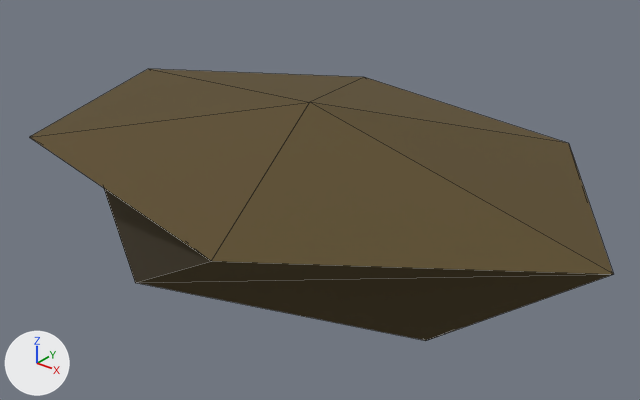
Renders of the glTF model public/models/woody-kit/shinnery-far.glb from each side of a commit.
Camera for both pictures: a 50 mm camera at (1.82, -2.54, 2.01) aimed at (-0.18, -0.03, 0.46). Arrows for +X, +Y and +Z are at lower left; the lights stay in place. The picture after the commit comes second. Mesh edges are drawn as thin lines. Where no turn or scale is listed for an object, it has been applied to the vertices. Vertices at exactly the same position are counted once.

In view in the first picture: 'shinnery-far / foliage'.
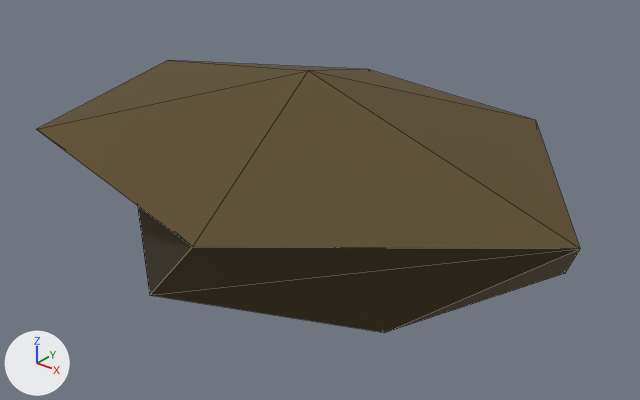
The change, as JSON lines over the scene's bpy script:
```json
{"block": "me_shinnery_far___foliage", "where": "# used by ob_shinnery_far___foliage; location = (0.0, 0.0, 0.0)"}
{"op": "remove", "block": "me_shinnery_far___foliage", "code": "me_shinnery_far___foliage.from_pydata(...)  # 14 vertices, 24 faces; spans x -1.48..1.08, y -0.91..0.9, z 0.19..0.84"}
{"op": "add", "block": "me_shinnery_far___foliage", "code": "me_shinnery_far___foliage.from_pydata(...)  # 14 vertices, 24 faces; spans x -1.34..0.97, y -0.94..0.91, z 0.05..0.96"}
{"block": "me_shinnery_far___foliage", "change": "me_shinnery_far___foliage part 1"}
{"op": "set", "path": "me_shinnery_far___foliage.vertices[0].co", "old": "(-0.27, 0.01, 0.19)", "new": "(-0.29, 0.02, 0.05)"}
{"op": "set", "path": "me_shinnery_far___foliage.vertices[1].co", "old": "(0.87, 0.36, 0.35)", "new": "(0.71, 0.37, 0.26)", "note": "not seen -> pixel (565, 273)"}
{"op": "set", "path": "me_shinnery_far___foliage.vertices[2].co", "old": "(-0.12, 0.9, 0.35)", "new": "(-0.15, 0.91, 0.26)"}
{"op": "set", "path": "me_shinnery_far___foliage.vertices[3].co", "old": "(-1.31, 0.57, 0.35)", "new": "(-1.22, 0.6, 0.27)"}
{"op": "set", "path": "me_shinnery_far___foliage.vertices[4].co", "old": "(-1.27, -0.29, 0.35)", "new": "(-1.07, -0.25, 0.28)"}
{"op": "set", "path": "me_shinnery_far___foliage.vertices[5].co", "old": "(-0.42, -0.81, 0.35)", "new": "(-0.41, -0.76, 0.28)", "note": "pixel (135, 282) -> pixel (149, 295)"}
{"op": "set", "path": "me_shinnery_far___foliage.vertices[6].co", "old": "(0.59, -0.45, 0.35)", "new": "(0.39, -0.4, 0.26)", "note": "pixel (425, 340) -> pixel (384, 332)"}
{"op": "set", "path": "me_shinnery_far___foliage.vertices[7].co", "old": "(0.55, 0.62, 0.68)", "new": "(0.41, 0.61, 0.75)", "note": "pixel (568, 143) -> pixel (535, 120)"}
{"op": "set", "path": "me_shinnery_far___foliage.vertices[8].co", "old": "(-0.6, 0.82, 0.67)", "new": "(-0.56, 0.81, 0.72)", "note": "pixel (364, 77) -> pixel (368, 69)"}
{"op": "set", "path": "me_shinnery_far___foliage.vertices[9].co", "old": "(-1.48, 0.23, 0.69)", "new": "(-1.34, 0.24, 0.76)", "note": "pixel (148, 68) -> pixel (168, 60)"}
{"op": "set", "path": "me_shinnery_far___foliage.vertices[10].co", "old": "(-1.19, -0.66, 0.68)", "new": "(-1.12, -0.67, 0.73)", "note": "pixel (29, 137) -> pixel (36, 129)"}
{"op": "set", "path": "me_shinnery_far___foliage.vertices[11].co", "old": "(0.09, -0.91, 0.67)", "new": "(0.05, -0.94, 0.71)", "note": "pixel (211, 261) -> pixel (192, 246)"}
{"op": "set", "path": "me_shinnery_far___foliage.vertices[12].co", "old": "(1.08, -0.23, 0.67)", "new": "(0.97, -0.24, 0.73)", "note": "pixel (613, 274) -> pixel (580, 248)"}
{"op": "set", "path": "me_shinnery_far___foliage.vertices[13].co", "old": "(-0.27, 0.01, 0.84)", "new": "(-0.29, 0.02, 0.96)", "note": "pixel (309, 102) -> pixel (308, 70)"}
```

Changed parts and their boxes (x1, y1, x2, y2) in the pictures (640 x 400 px):
```json
{"object": "shinnery-far / foliage", "change": "reshaped", "before": [30, 69, 613, 341], "after": [37, 60, 580, 333], "on screen": "7% narrower"}
```
